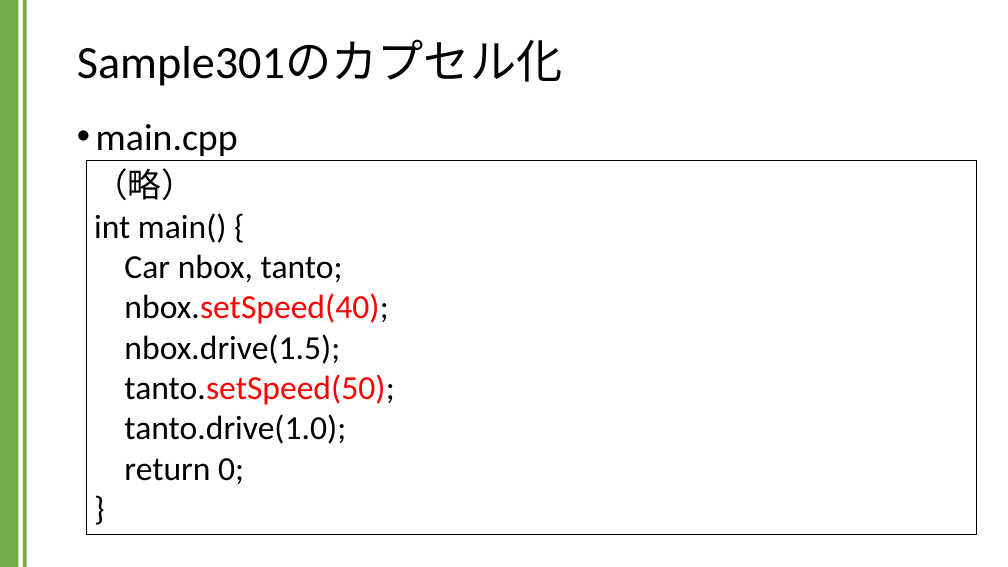
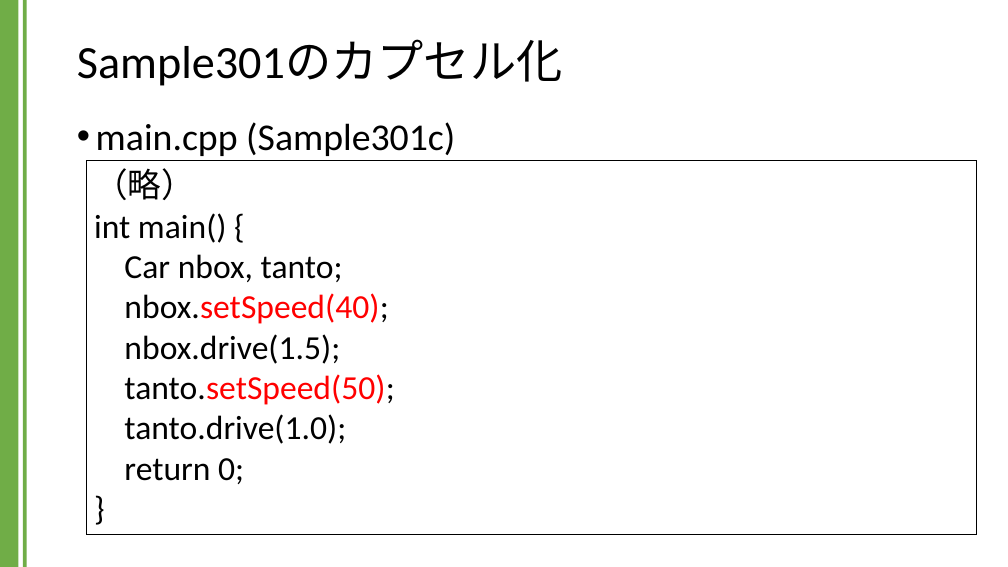
Before and after one commit to kic-murata/cpp2024, a slide deck: slide 26 of 授業資料/講義資料：アクセス指定子とカプセル化.pptx (slide 24 before the commit). Drawn at 1008x567 pixels with LibreOffice and Linux fonts; fonts in the diff are those of the drawing. Boxes give left, top, right and bottom in pixels: in the first picture for what was removed or moved away, otherwise in the second. Text is boxed around its words. In the diff, an @@ line names an element or a change of style, - is before the commit and + after.

```diff
--- a/授業資料/講義資料：アクセス指定子とカプセル化.pptx
+++ b/授業資料/講義資料：アクセス指定子とカプセル化.pptx
@@ text at (96,122,455,156): text changed @@
-• main.cpp
+• main.cpp (Sample301c)
```
Also in this commit, not shown: 3 other slides changed, 2 slides added.
